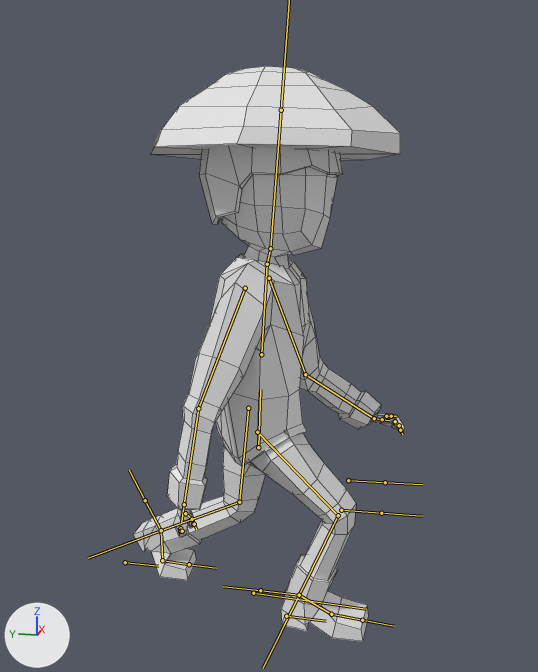
The FBX model Map/Assets/Models/Yamato_civil/yamato_civil.fbx as it was, and as the next commit left it.
One viewpoint serves both versions: a 50 mm lens placed at (-18.28, -3.89, 12.13), pointed at (0.11, -0.22, 7.53). The lights are fixed; the arrows at lower left show +X, +Y and +Z. Both versions are drawn at frame 24 of the action 'Armature|Walk'; the numbers are the values there. The bones that bend it are drawn over the model as lines. Mesh edges are drawn as thin lines.

In view in the first picture: 'Yamato'.
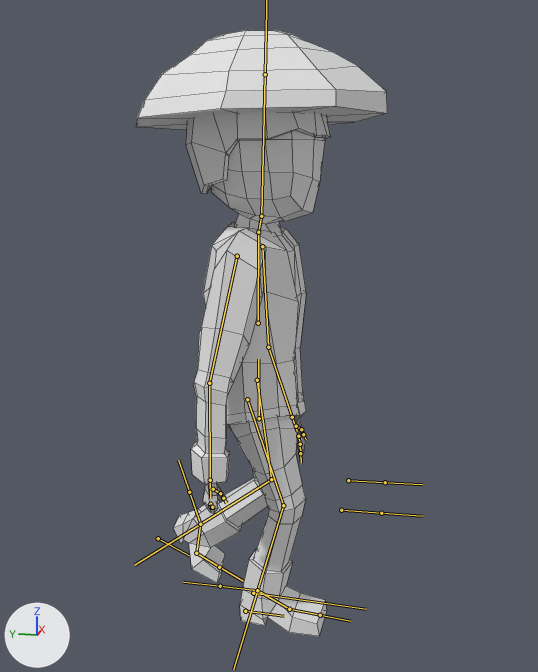
What the commit changed:
Bone 'abdomen' (bone_abdomen) moves from (0.0, -1.02, -0.03) to (0.04, -0.24, 0.08).
Bone 'abdomen' (bone_abdomen) turns from (-1, 21, 4) to (0, 4, 1) degrees about its own x, y and z.
Bone 'pecho' (bone_pecho) turns from (-1, -21, 6) to (2, -4, 3) degrees about its own x, y and z.
Bone 'brazo_L' (bone_brazo_l) turns from (-25, -10, -18) to (-24, 2, -2) degrees about its own x, y and z.
Bone 'antebrazo_L' (bone_antebrazo_l) turns from (0, 5, -17) to (-6, 3, 8) degrees about its own x, y and z.
Bone 'mano_L' (bone_mano_l) turns from (19, 6, -23) to (3, 0, -3) degrees about its own x, y and z.
Bone 'dedos_mano_L' (bone_dedos_mano_l) turns from (0, 0, 0) to (-33, 11, 11) degrees about its own x, y and z.
Bone 'brazo_R' (bone_brazo_r) turns from (-20, -10, -12) to (-21, -7, -7) degrees about its own x, y and z.
Bone 'femur_L' (bone_femur_l) turns from (-5, 19, 1) to (6, 4, -1) degrees about its own x, y and z.
Bone 'tibia_L' (bone_tibia_l) turns from (53, 0, 0) to (56, 0, 0) degrees about its own x, y and z.
Bone 'femur_R' (bone_femur_r) turns from (46, 23, -2) to (18, 7, -2) degrees about its own x, y and z.
Bone 'tibia_R' (bone_tibia_r) turns from (62, 0, 0) to (29, 0, 0) degrees about its own x, y and z.
Bone 'pie_L_control' (bone_pie_l_control) moves from (-0.05, -3.78, -0.01) to (-0.04, -2.71, 0.91).
Bone 'pie_L_control' (bone_pie_l_control) turns from (0, 0, 0) to (-28, -1, 4) degrees about its own x, y and z.
Bone 'pie_L' (bone_pie_l) moves from (0.0, 0.53, 0.87) to (0.05, 0.28, 0.68).
Bone 'pie_L' (bone_pie_l) turns from (-63, 0, 0) to (-44, 1, 3) degrees about its own x, y and z.
Bone 'dedos_pie_L' (bone_dedos_pie_l) turns from (63, -2, -1) to (44, -1, -4) degrees about its own x, y and z.
Bone 'pie_R_control' (bone_pie_r_control) moves from (-0.02, 1.49, 0.01) to (-0.01, 0.37, 0.0).

Pixel boxes [x1, y1, x2, y2] of what changed, in the pictures (538 x 672 px):
'Yamato', posed (8% narrower): before [133, 66, 405, 642]; after [136, 30, 387, 636]
bone 'abdomen', root to tip: before (258, 447) to (260, 389); after (259, 418) to (258, 359)
bone 'pecho', root to tip: before (261, 354) to (267, 263); after (258, 323) to (258, 231)
bone 'brazo_L', root to tip: before (269, 278) to (305, 374); after (262, 246) to (268, 347)
bone 'antebrazo_L', root to tip: before (305, 374) to (374, 418); after (268, 347) to (292, 417)
bone 'mano_L', root to tip: before (374, 418) to (389, 420); after (292, 417) to (297, 431)
bone 'dedos_mano_L', root to tip: before (395, 421) to (399, 425); after (298, 436) to (300, 444)
bone 'brazo_R', root to tip: before (245, 288) to (198, 408); after (237, 256) to (209, 382)
bone 'femur_L', root to tip: before (248, 408) to (239, 502); after (257, 380) to (271, 479)
bone 'tibia_L', root to tip: before (239, 502) to (161, 530); after (271, 479) to (200, 524)
bone 'femur_R', root to tip: before (257, 432) to (338, 515); after (247, 399) to (283, 505)
bone 'tibia_R', root to tip: before (338, 515) to (299, 595); after (283, 505) to (257, 590)
bone 'pie_L_control', root to tip: before (125, 562) to (158, 566); after (158, 538) to (189, 555)
bone 'pie_L', root to tip: before (161, 530) to (162, 560); after (200, 524) to (196, 553)
bone 'dedos_pie_L', root to tip: before (162, 560) to (189, 564); after (196, 553) to (219, 567)
bone 'pie_R_control', root to tip: before (286, 616) to (326, 621); after (245, 611) to (284, 616)
